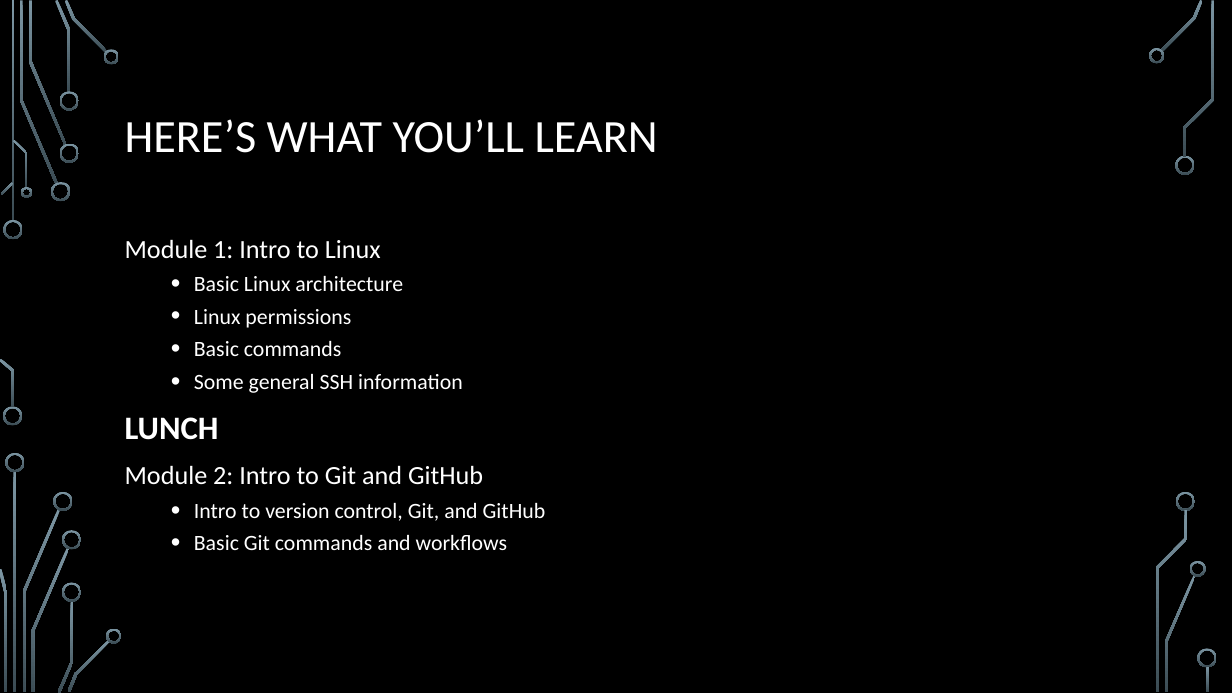
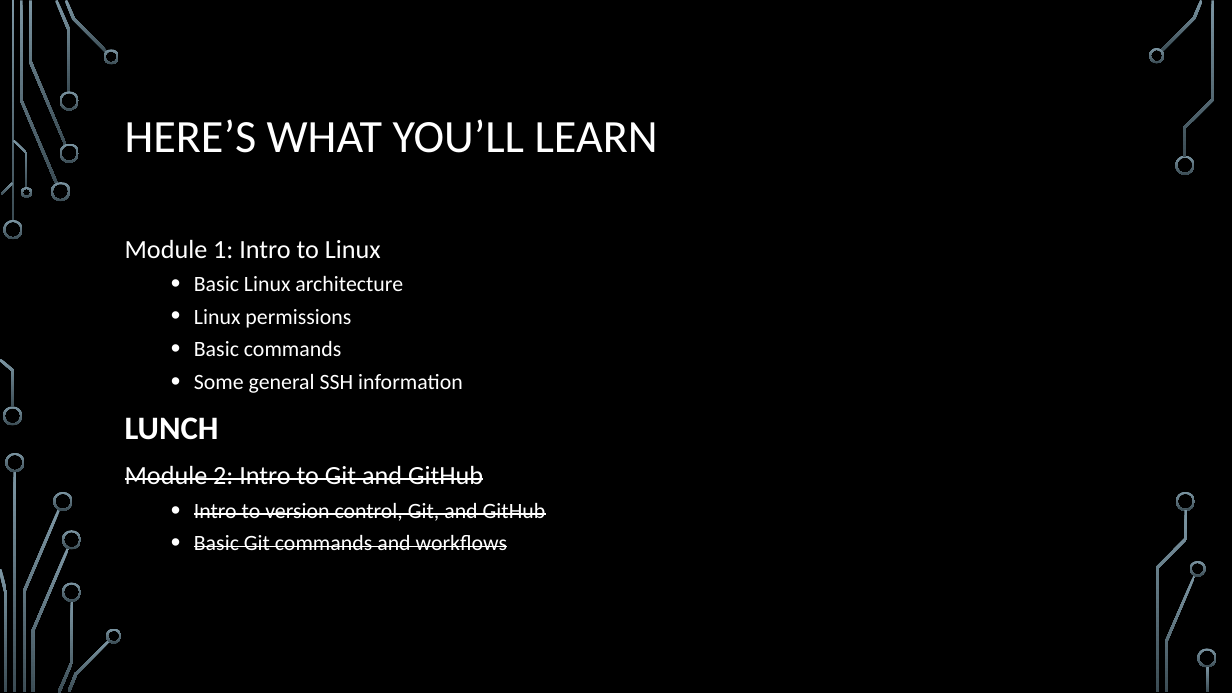
Before and after one commit to jamesche75/Linux-Boot-Camp, a slide deck: slide 2 of Modules/Module 0 - Course Intro/Module 0 - Intro.pptx. Drawn at 1232x693 pixels with LibreOffice and Linux fonts; fonts in the diff are those of the drawing; background and template pictures are left out. Boxes give left, top, right and bottom in pixels: in the first picture for what was removed or moved away, otherwise in the second. Text is boxed around its words. In the diff, an @@ line names an element or a change of style, - is before the commit and + after.

```diff
--- a/Modules/Module 0 - Course Intro/Module 0 - Intro.pptx
+++ b/Modules/Module 0 - Course Intro/Module 0 - Intro.pptx
@@ text at box(125, 465, 546, 550): strikethrough on in "Module 2: Intro to Git and GitHub", "Intro to version control, Git, and GitHub", "Basic Git commands and workflows" @@
```
Also in this commit, not shown: 1 other slide changed, 4 other files.
